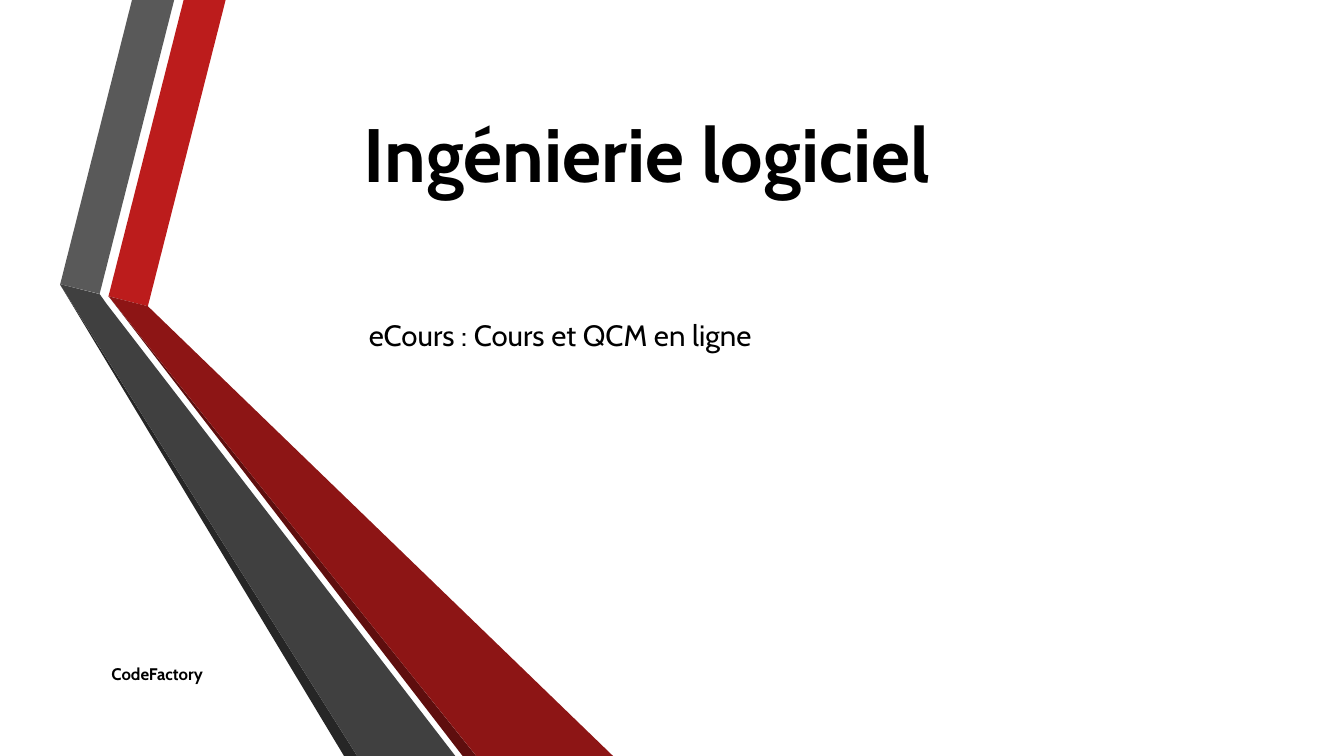
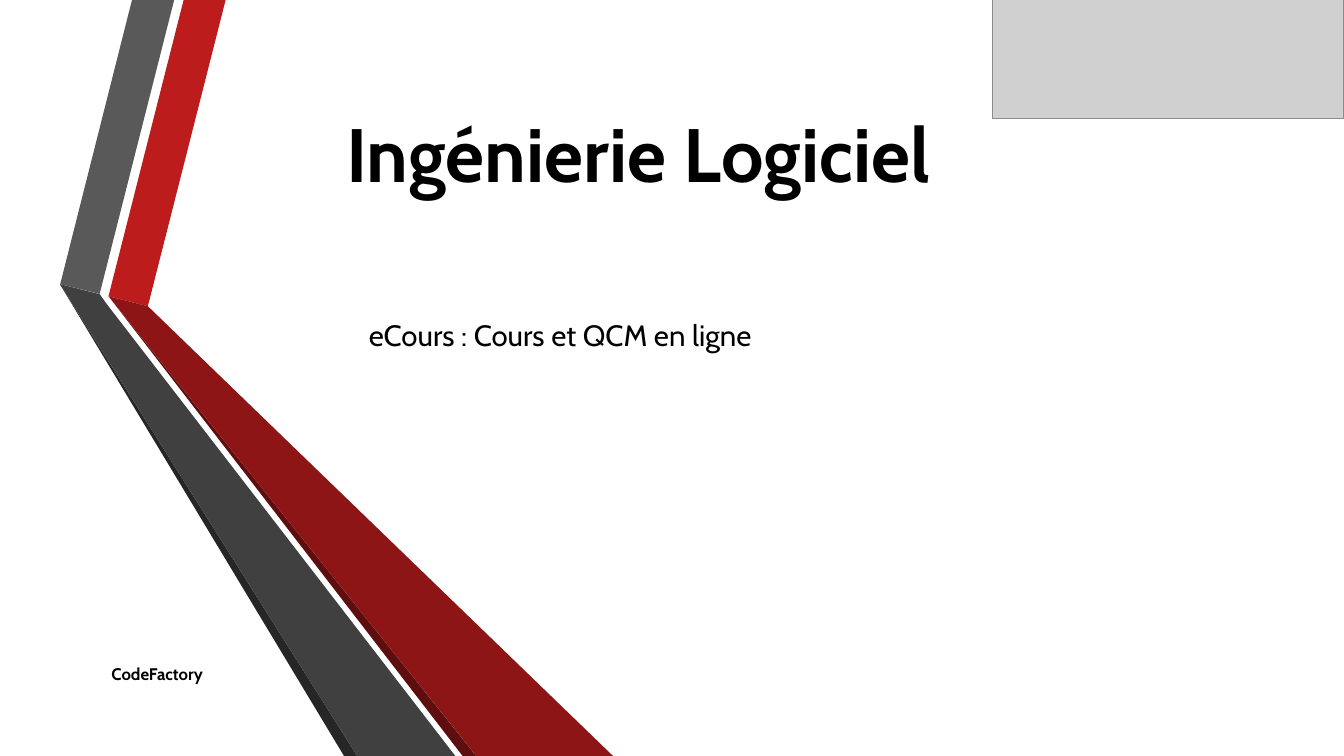
Before and after one commit to Ashmouth/IL, a slide deck: slide 1 of Diaporama/Ingénierie logiciel eCours.pptx. Drawn at 1344x756 pixels with LibreOffice and Linux fonts; fonts in the diff are those of the drawing; grey boxes stand for pictures; background and template pictures are left out. Boxes give left, top, right and bottom in pixels: in the first picture for what was removed or moved away, otherwise in the second. Text is boxed around its words. In the diff, an @@ line names an element or a change of style, - is before the commit and + after.

```diff
--- a/Diaporama/Ingénierie logiciel eCours.pptx
+++ b/Diaporama/Ingénierie logiciel eCours.pptx
@@ picture added at (993, 0, 1344, 118) @@
@@ title at (346, 125, 931, 198): text changed @@
-Ingénierie logiciel
+Ingénierie Logiciel
```
Also in this commit, not shown: 10 other slides changed, 1 slide added, 2 other files.
